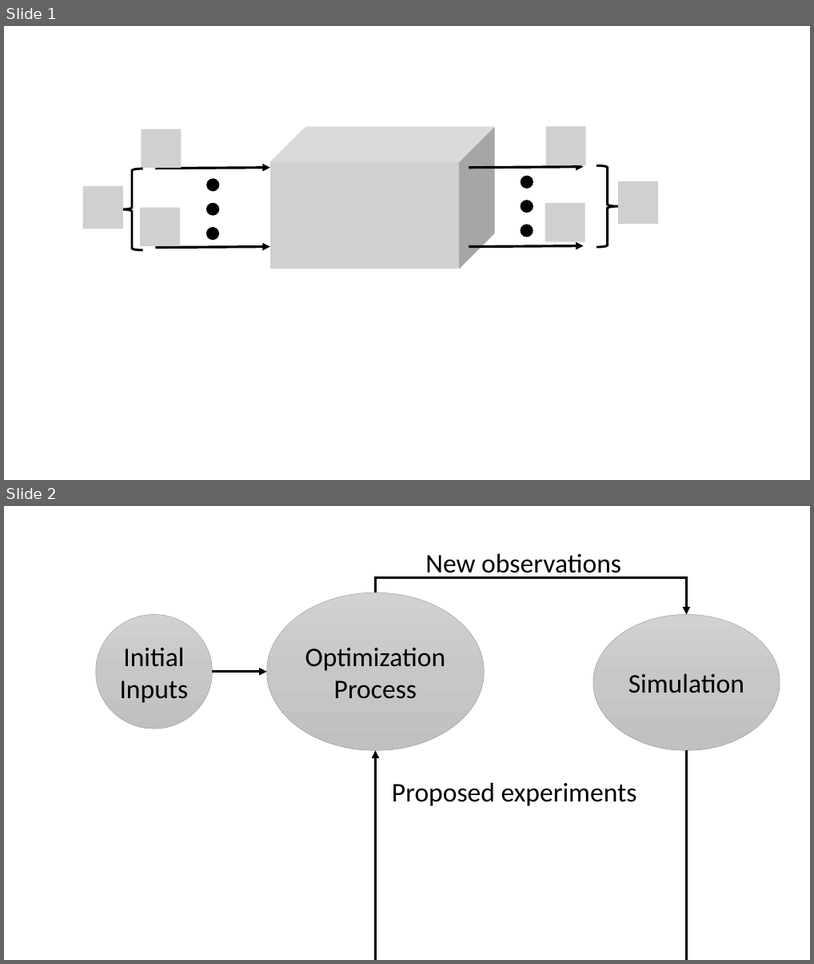
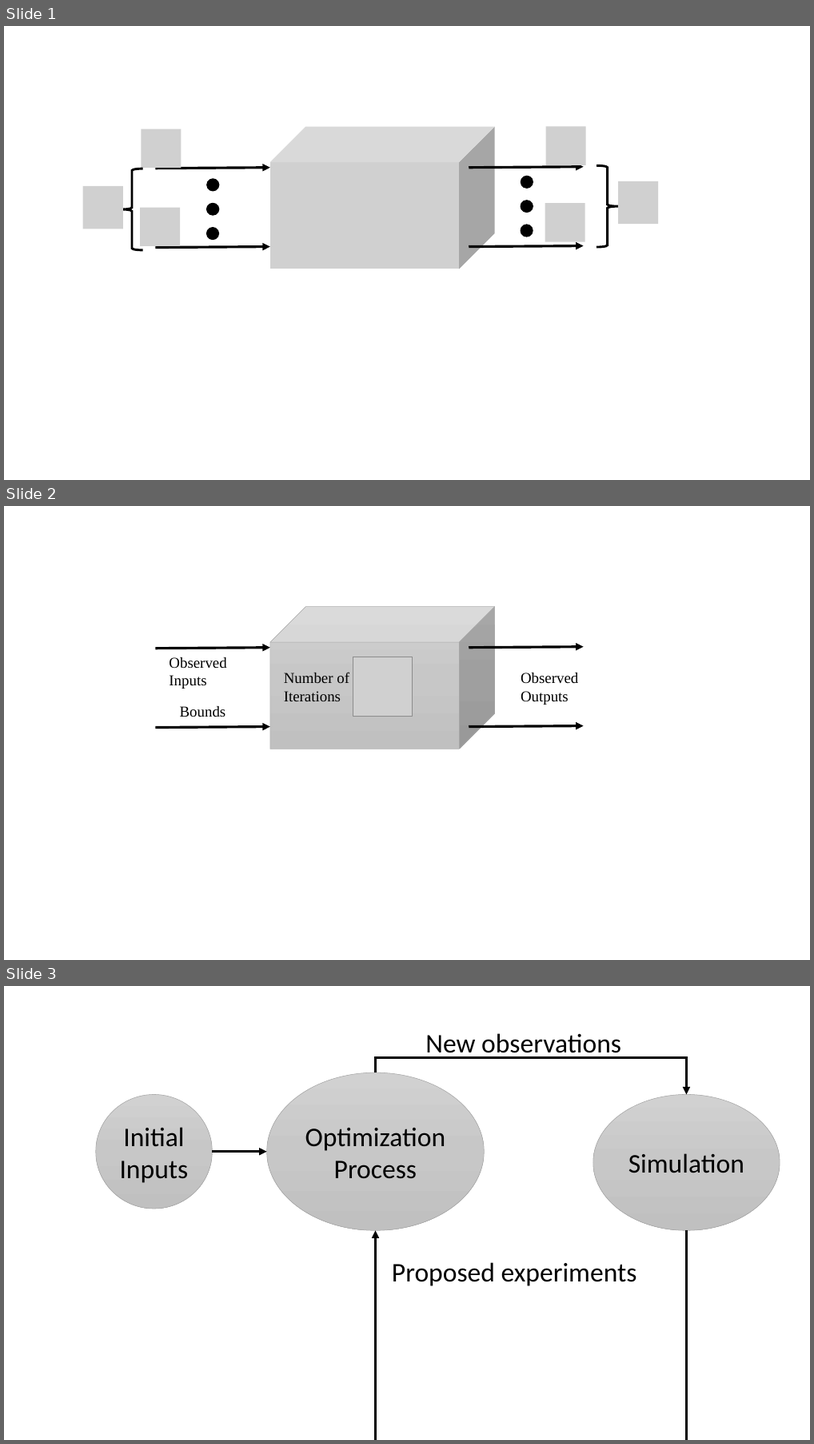
Before and after one commit to jsmarti/SURF_2016, a slide deck: Tool_Resources/drawings.pptx. Shown one above the other, each under a label of ours: slides 1 and 2 before the commit, slides 1, 2 and 3 after it. The pictures are 814x964 and 814x1444 pixels, drawn with LibreOffice and Linux fonts; fonts in the diff are those of the drawing; grey boxes stand for pictures. Boxes give left, top, right and bottom in pixels: in the first picture for what was removed or moved away, otherwise in the second. Text is boxed around its words. In the diff, an @@ line names an element or a change of style, - is before the commit and + after.

```diff
--- a/Tool_Resources/drawings.pptx
+++ b/Tool_Resources/drawings.pptx
@@ slide 2 added at [4,506,810,960], background #FFFFFF @@
@@ group added at [156,607,583,748]: 4 texts, 4 arrows, 1 cube, 1 picture @@
+Observed Outputs
+Observed Inputs
+Bounds
+Number of Iterations
@@ what was slide 2 is now slide 3 @@
```
Also in this commit, not shown: 2 other files.
